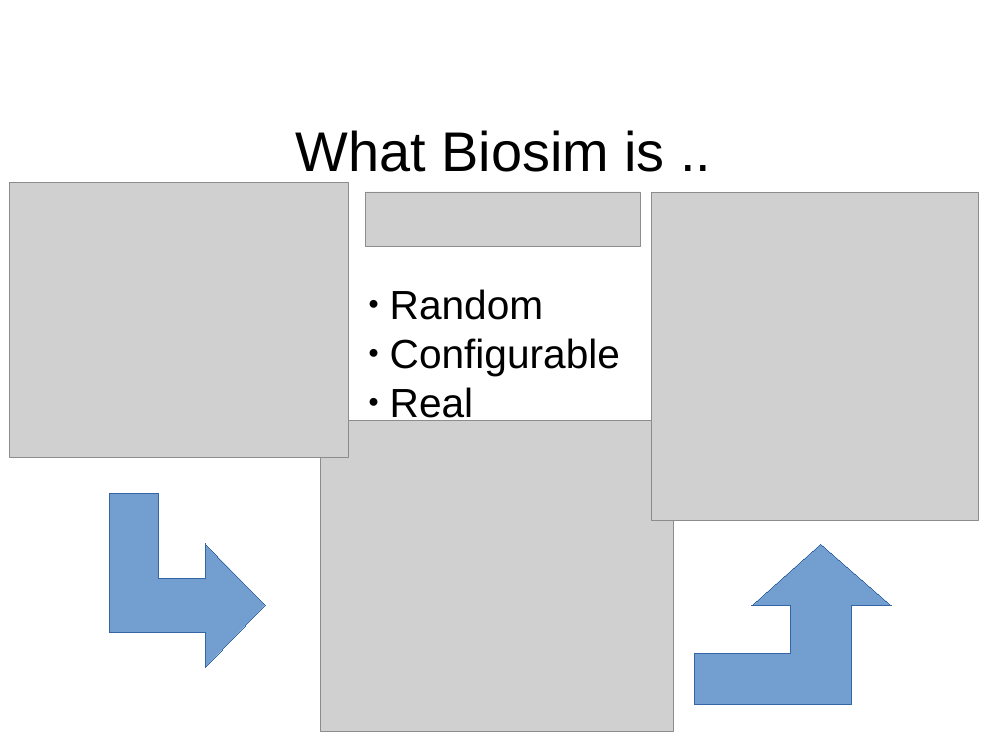
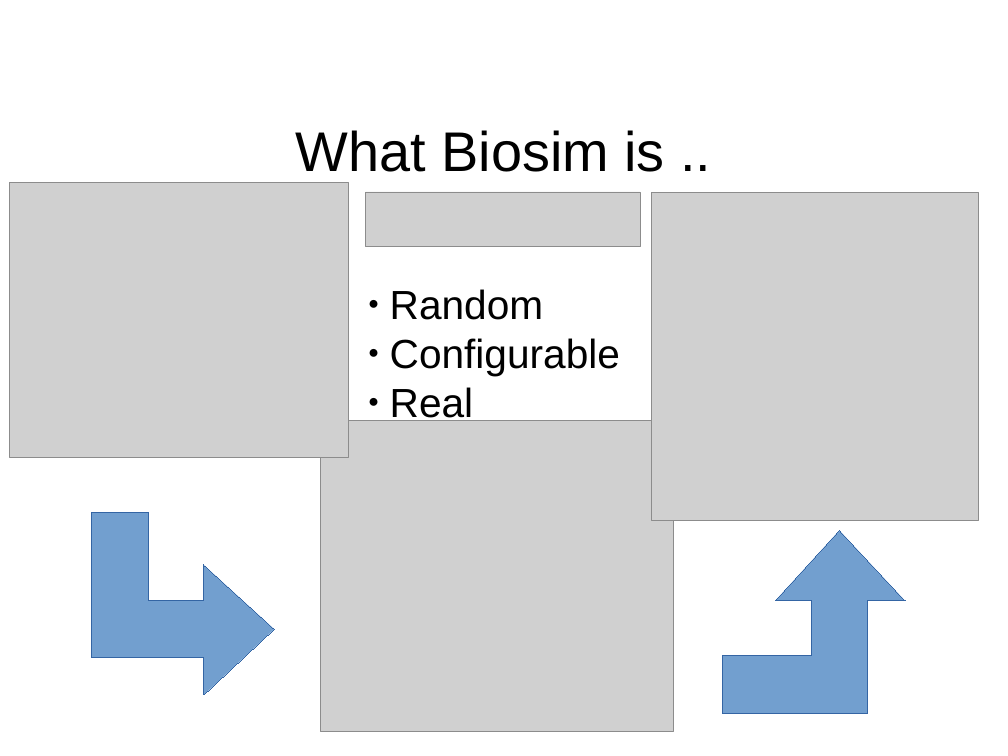
Before and after one commit to PascalCorpsman/biosim4_FPC_translation, a slide deck: slide 3 of presentations/Presentation.odp. Drawn at 1008x756 pixels with LibreOffice and Linux fonts; fonts in the diff are those of the drawing; grey boxes stand for pictures; background and template pictures are left out. Boxes give left, top, right and bottom in pixels: in the first picture for what was removed or moved away, otherwise in the second. Text is boxed around its words. In the diff, an @@ line names an element or a change of style, - is before the commit and + after.

```diff
--- a/presentations/Presentation.odp
+++ b/presentations/Presentation.odp
@@ freeform shape: place and size @@
-freeform shape at (110,494,265,668)
+freeform shape at (91,512,274,695)
@@ freeform shape: place and size @@
-freeform shape at (695,544,892,704)
+freeform shape at (723,531,906,713)
```
Also in this commit, not shown: 2 other slides changed, 1 slide added, 2 other files.
